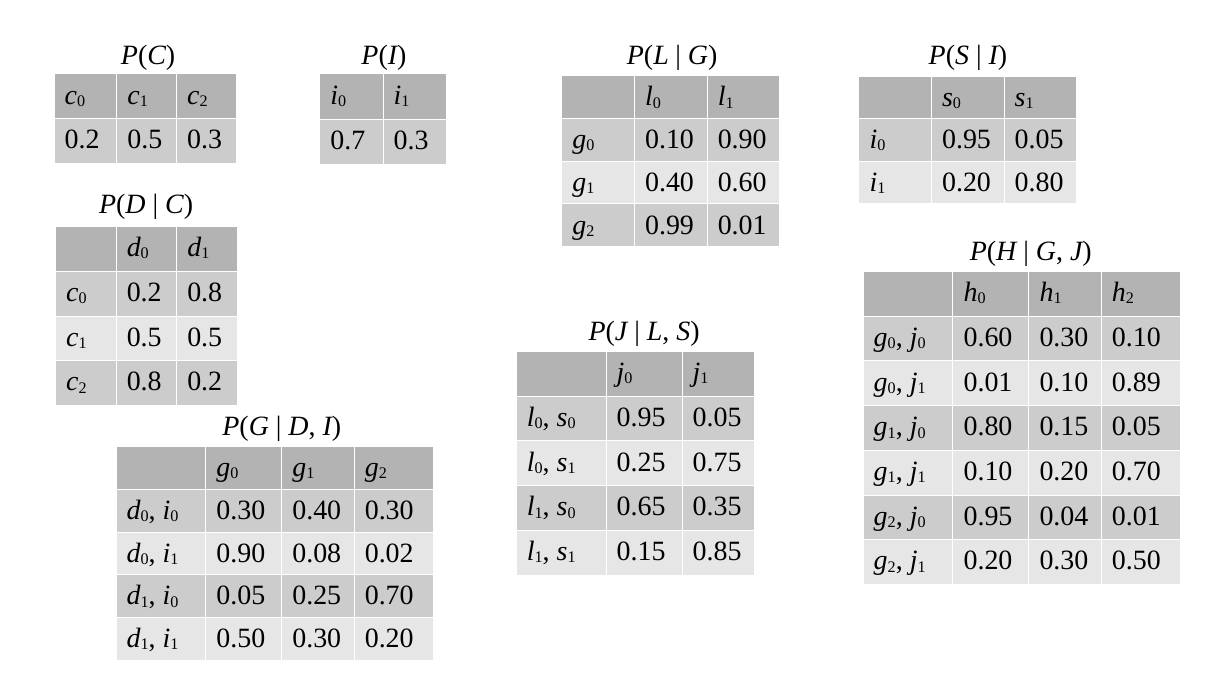
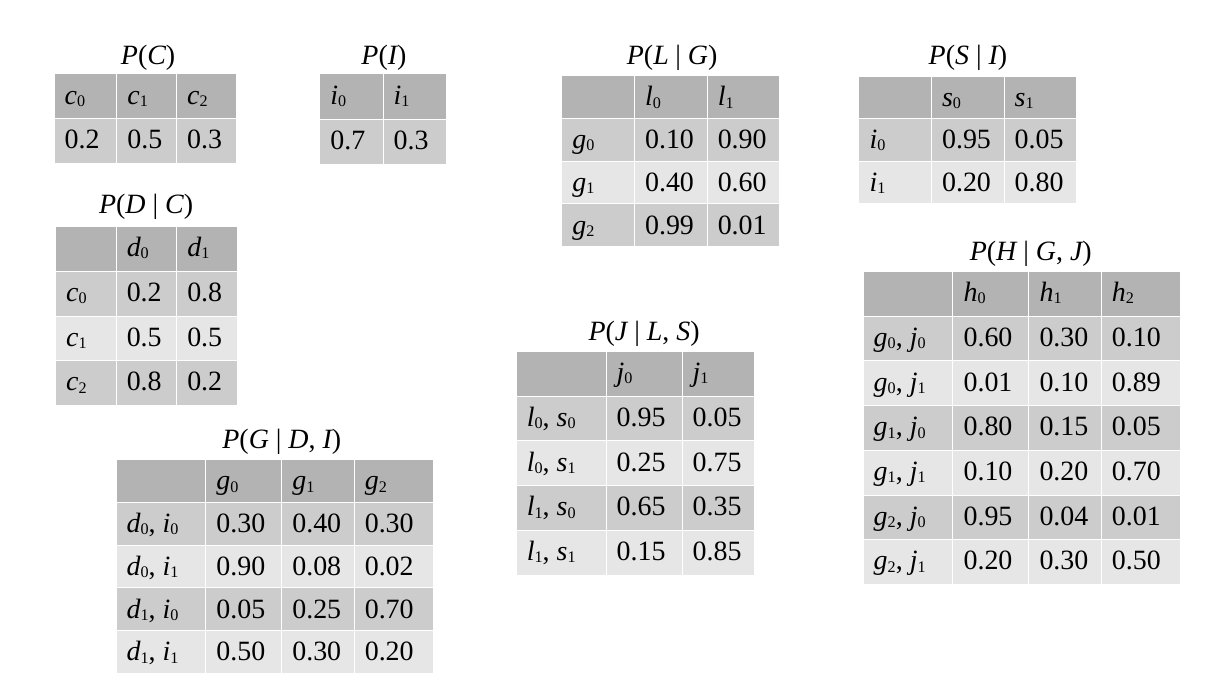
Before and after one commit to ax-va/Project-BayesianPy, a slide deck: slide 2 of pyb4ml/models/academic/extended_student.odp. Drawn at 1232x693 pixels with LibreOffice and Linux fonts; fonts in the diff are those of the drawing. Boxes give left, top, right and bottom in pixels: in the first picture for what was removed or moved away, otherwise in the second. Text is boxed around its words. In the diff, an @@ line names an element or a change of style, - is before the commit and + after.

```diff
--- a/pyb4ml/models/academic/extended_student.odp
+++ b/pyb4ml/models/academic/extended_student.odp
@@ text "P(G | D, I)": place and size @@
-text "P(G | D, I)" at (222,416,342,440)
+text "P(G | D, I)" at (222,429,342,453)
@@ table: place and size @@
-table at (115,446,433,660)
+table at (115,459,433,673)
```
Also in this commit, not shown: 1 other file.
